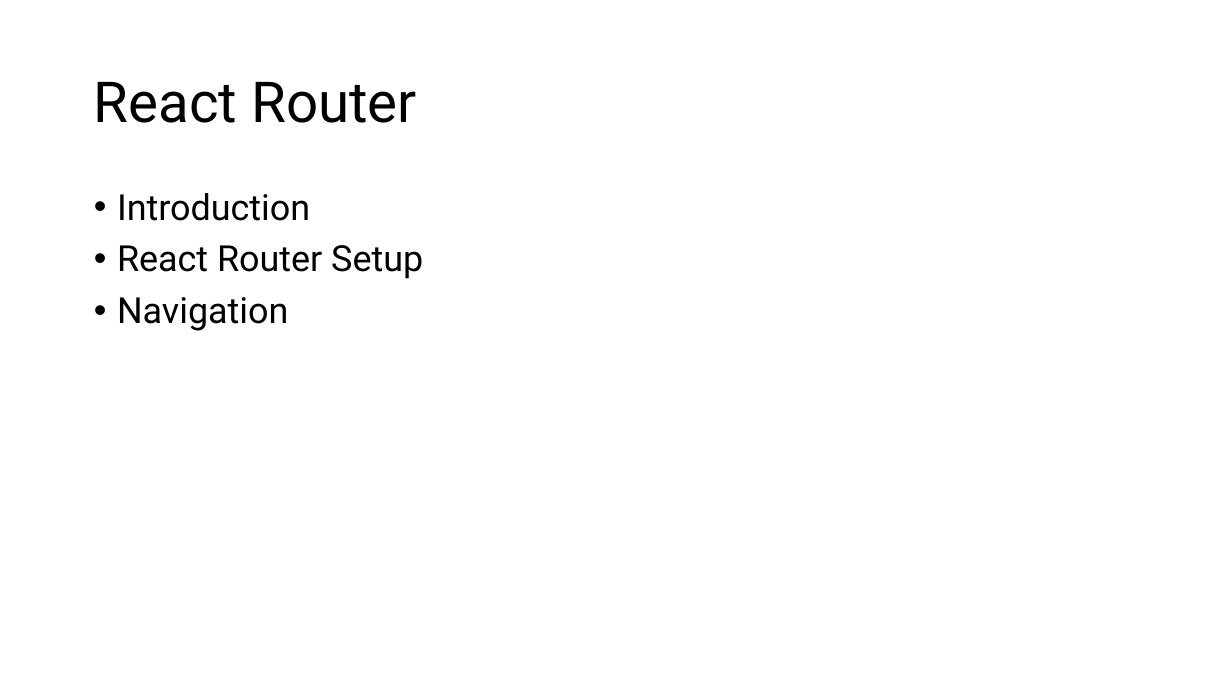
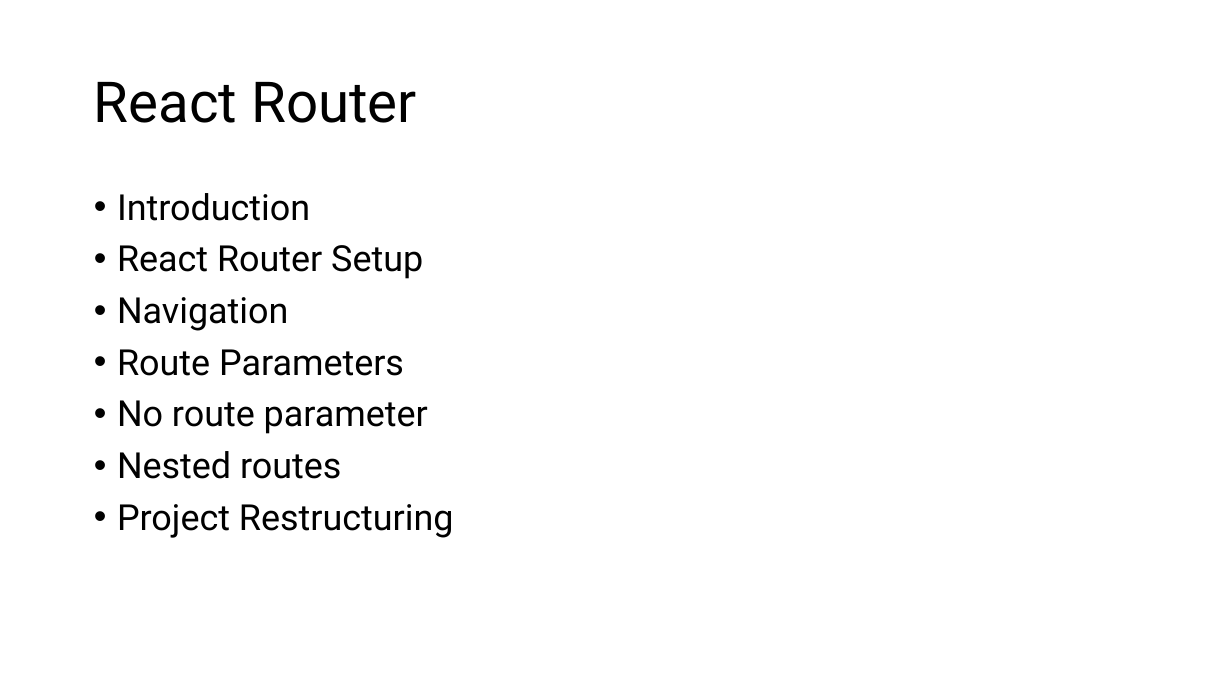
Before and after one commit to PiyushChaturvedii/Batch05, a slide deck: slide 11 of react/react.pptx. Drawn at 1232x693 pixels with LibreOffice and Linux fonts; fonts in the diff are those of the drawing. Boxes give left, top, right and bottom in pixels: in the first picture for what was removed or moved away, otherwise in the second. Text is boxed around its words. In the diff, an @@ line names an element or a change of style, - is before the commit and + after.

```diff
--- a/react/react.pptx
+++ b/react/react.pptx
@@ text at (117, 349, 454, 538): paragraphs added @@
+• Route Parameters
+• No route parameter
+• Nested routes
+• Project Restructuring
```
Also in this commit, not shown: 40 other files.
